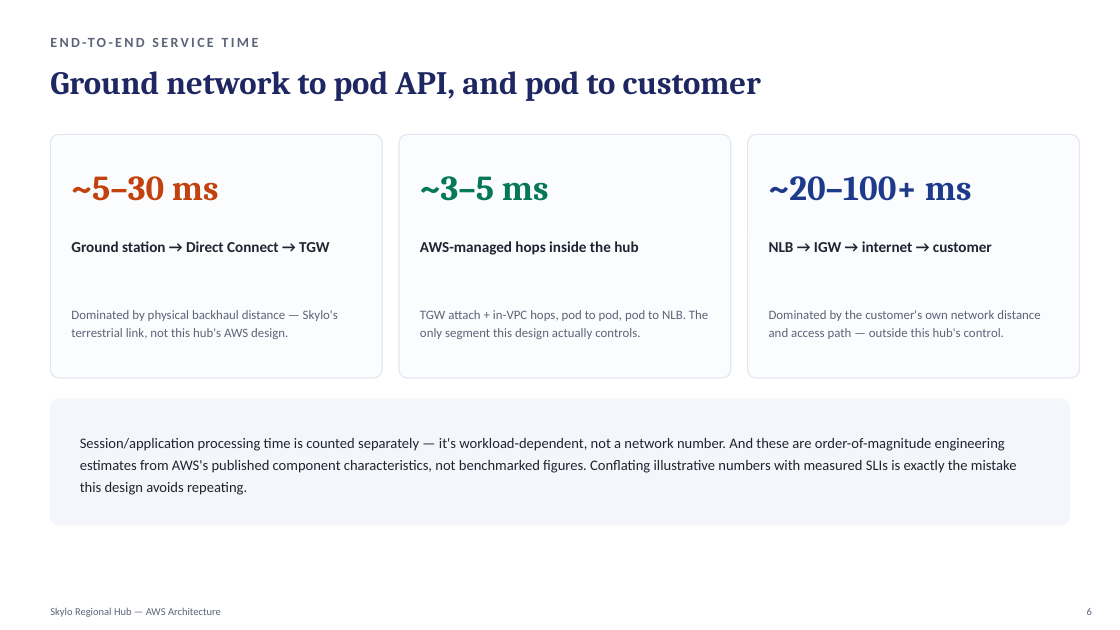
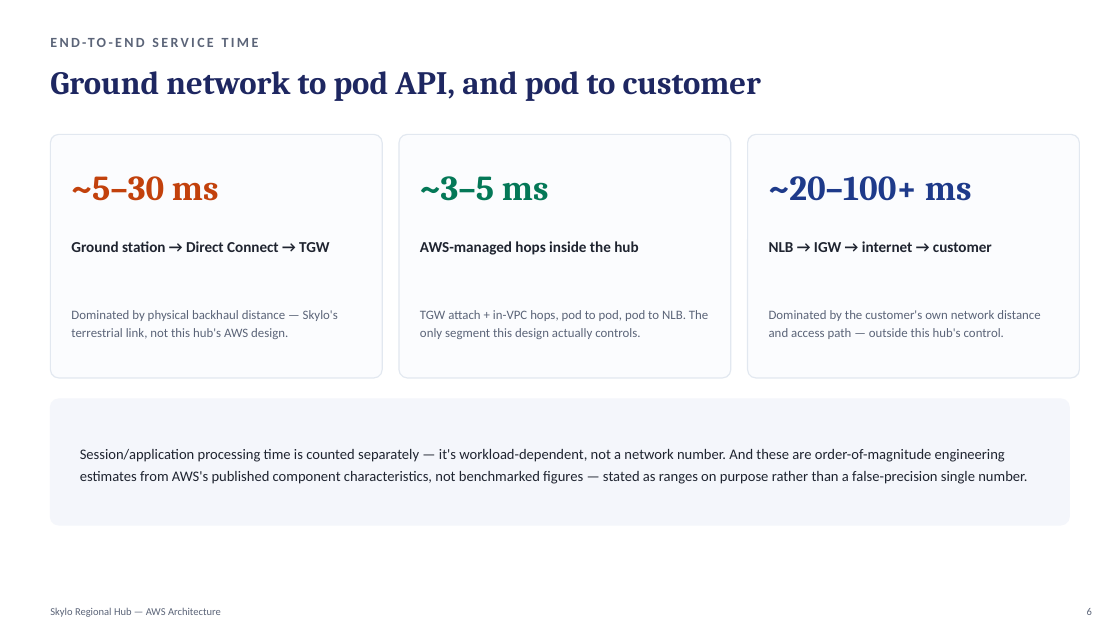
Before and after one commit to itzvinodh/Skylo-craft-demo, a slide deck: slide 6 of final/Skylo-Regional-Hub-Interview-Deck.pptx. Drawn at 1120x630 pixels with LibreOffice and Linux fonts; fonts in the diff are those of the drawing. Boxes give left, top, right and bottom in pixels: in the first picture for what was removed or moved away, otherwise in the second. Text is boxed around its words. In the diff, an @@ line names an element or a change of style, - is before the commit and + after.

Commit message:
Present CIDR/network design as the solution, not a revision

```diff
--- a/final/Skylo-Regional-Hub-Interview-Deck.pptx
+++ b/final/Skylo-Regional-Hub-Interview-Deck.pptx
@@ text at (80, 449, 1027, 484): text changed @@
-Session/application processing time is counted separately — it's workload-dependent, not a network number. And these are order-of-magnitude engineering estimates from AWS's published component characteristics, not benchmarked figures. Conflating illustrative numbers with measured SLIs is exactly the mistake this design avoids repeating.
+Session/application processing time is counted separately — it's workload-dependent, not a network number. And these are order-of-magnitude engineering estimates from AWS's published component characteristics, not benchmarked figures — stated as ranges on purpose rather than a false-precision single number.
```
Also in this commit, not shown: 3 other slides changed, 1 slide removed, 5 other files.
